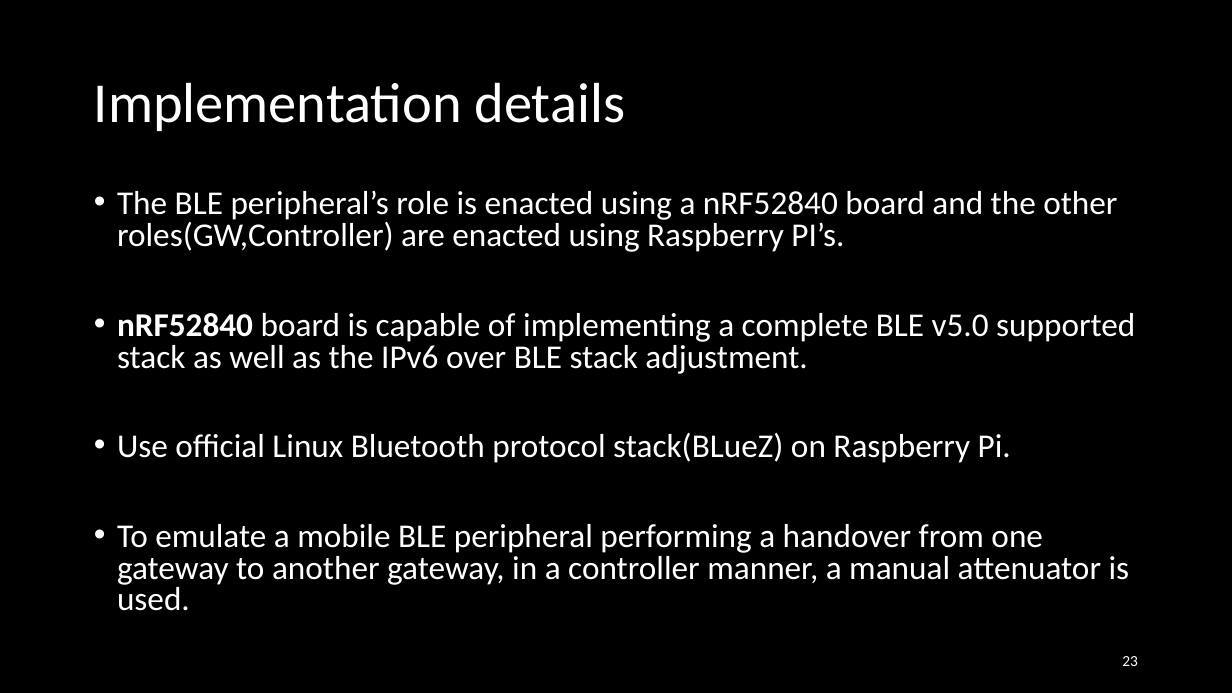
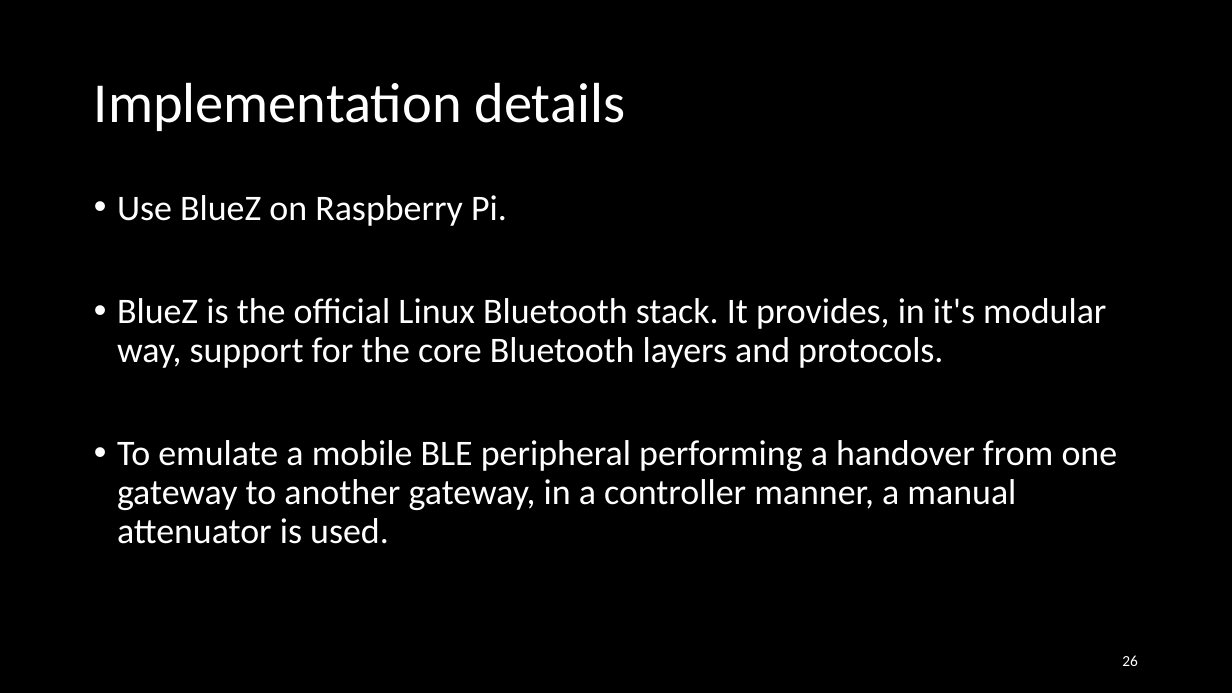
Before and after one commit to EKOISMYLOVE/NTUT_GM_PPT, a slide deck: slide 26 of A BLE-based multi-gateway network infrastructure with handover support for mobile BLE peripherals.pptx (slide 23 before the commit). Drawn at 1232x693 pixels with LibreOffice and Linux fonts; fonts in the diff are those of the drawing. Boxes give left, top, right and bottom in pixels: in the first picture for what was removed or moved away, otherwise in the second. Text is boxed around its words. In the diff, an @@ line names an element or a change of style, - is before the commit and + after.

```diff
--- a/A BLE-based multi-gateway network infrastructure with handover support for mobile BLE peripherals.pptx
+++ b/A BLE-based multi-gateway network infrastructure with handover support for mobile BLE peripherals.pptx
@@ text at [117, 195, 1106, 368]: text changed; size 25.9 to 28 pt @@
-• The BLE peripheral’s role is enacted using a nRF52840 board and the other roles(GW,Controller) are enacted using Raspberry PI’s.
-• nRF52840 board is capable of implementing a complete BLE v5.0 supported stack as well as the IPv6 over BLE stack adjustment.
-• Use official Linux Bluetooth protocol stack(BLueZ) on Raspberry Pi.
+• Use BlueZ on Raspberry Pi.
+• BlueZ is the official Linux Bluetooth stack. It provides, in it's modular way, support for the core Bluetooth layers and protocols.
@@ text at [117, 440, 1118, 544]: size 25.9 to 28 pt in "To emulate a mobile BLE peripheral performing ..."; line spacing 0.8 to 0.9 @@
@@ page number at [1122, 655, 1138, 666]: text changed @@
-23
+26
```
Also in this commit, not shown: 2 other slides changed, 3 slides added.
